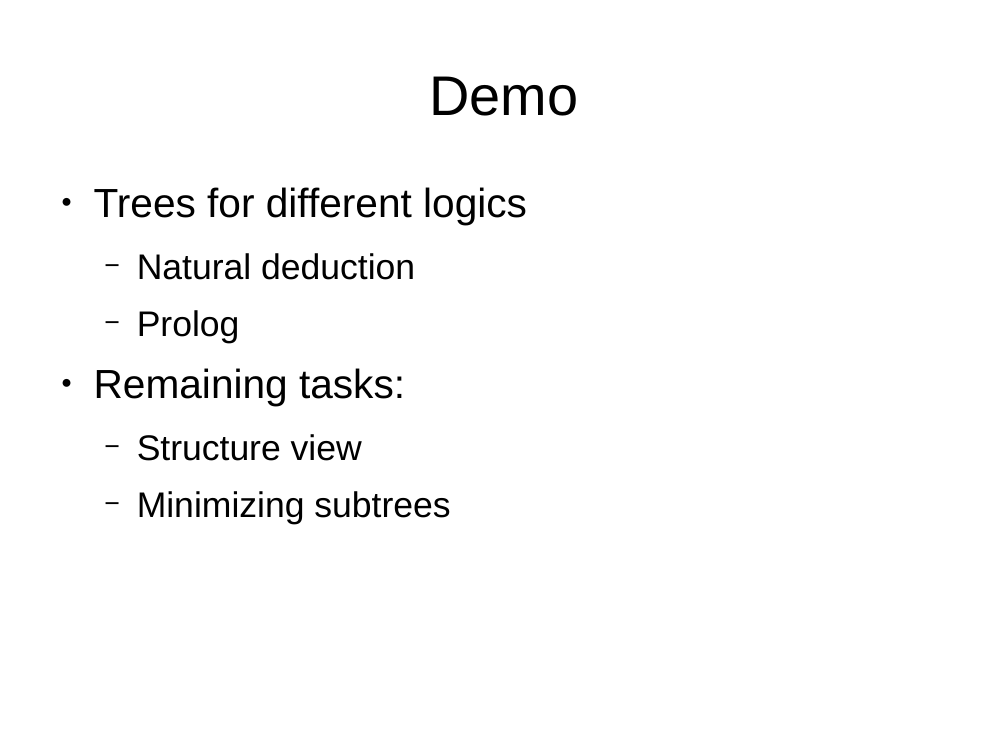
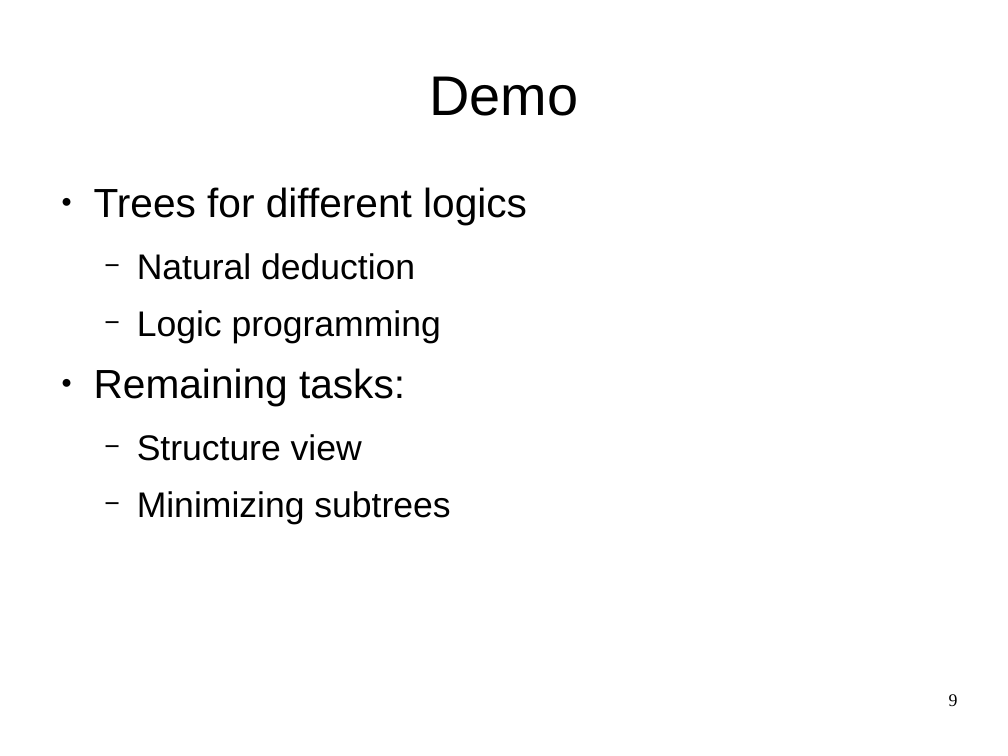
Before and after one commit to seachel/Treehehe, a slide deck: slide 9 of Presentation/VA_presentation.odp (slide 8 before the commit). Drawn at 1008x756 pixels with LibreOffice and Linux fonts; fonts in the diff are those of the drawing. Boxes give left, top, right and bottom in pixels: in the first picture for what was removed or moved away, otherwise in the second. Text is boxed around its words. In the diff, an @@ line names an element or a change of style, - is before the commit and + after.

Commit message:
Updated final presentation.

```diff
--- a/Presentation/VA_presentation.odp
+++ b/Presentation/VA_presentation.odp
@@ text at <box>137,310,441,343</box>: text changed @@
-  − Prolog
+  − Logic programming
@@ page number added at <box>949,694,958,706</box>, 14 pt, text #000000 @@
+9
```
Also in this commit, not shown: 8 other slides changed, 1 slide added, 1 other file.
